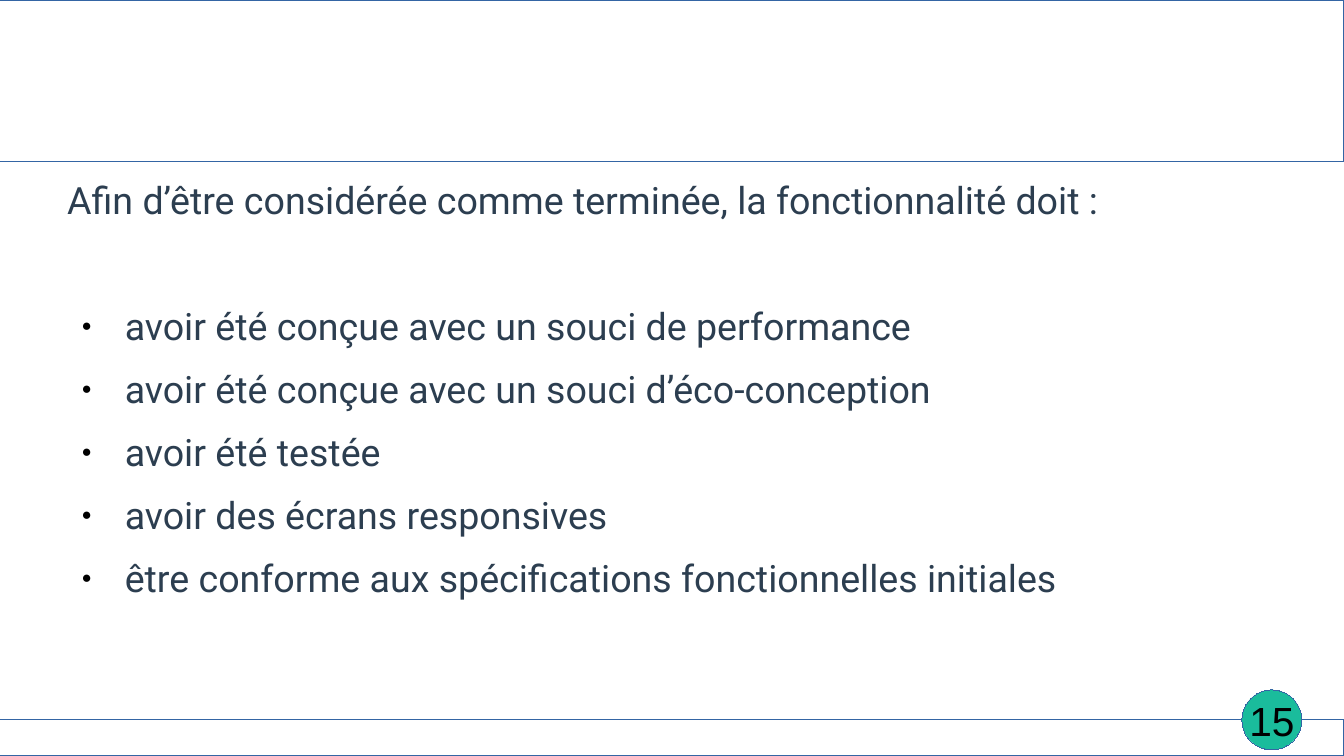
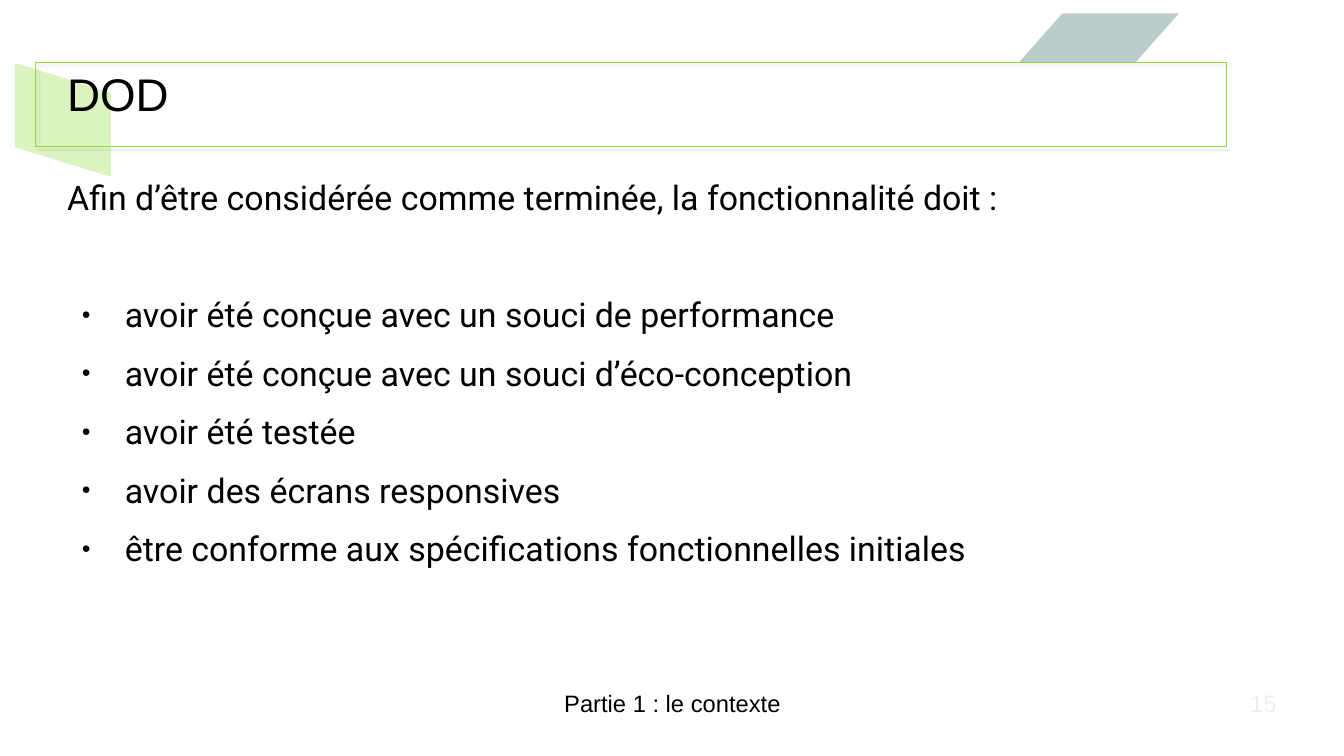
Before and after one commit to EmmaBroudic/Projet-Nooky, a slide deck: slide 15 of doc/Nooky4.odp. Drawn at 1344x756 pixels with LibreOffice and Linux fonts; fonts in the diff are those of the drawing. Boxes give left, top, right and bottom in pixels: in the first picture for what was removed or moved away, otherwise in the second. Text is boxed around its words. In the diff, an @@ line names an element or a change of style, - is before the commit and + after.

```diff
--- a/doc/Nooky4.odp
+++ b/doc/Nooky4.odp
@@ parallelogram added at (1020,13,1179,63), fill #81ACA6 at 39% opacity @@
@@ parallelogram added at (15,63,112,177), fill #B5E77D at 49% opacity @@
@@ rectangle: place and size @@
-rectangle at (0,0,1344,162)
+rectangle at (37,63,1228,148)
@@ rectangle at (37,63,1228,148): outline #3465A4 0 pt to #91D93F 0 pt; shadow on @@
@@ title added at (67,75,169,120), 27 pt, text #000000 @@
+DOD
@@ text "Afin d’être considérée comme terminée, ..." at (67,184,981,568): size 22.2 to 20 pt, text colour #2C3E50 to #000000 @@
@@ text "Partie 1 : le contexte": place and size @@
-text "Partie 1 : le contexte" at (529,755,815,756)
+text "Partie 1 : le contexte" at (564,694,781,713)
@@ text "Partie 1 : le contexte" at (564,694,781,713): size 18 to 14 pt, font Karla to Arial, text colour #FFFFFF to #000000, bold off @@
@@ ellipse removed at (1243,690,1303,750) @@
@@ page number removed at (1249,708,1294,743) @@
-15
@@ rectangle removed at (0,721,1344,756) @@
```
Also in this commit, not shown: 81 other slides changed, 2 other files.
